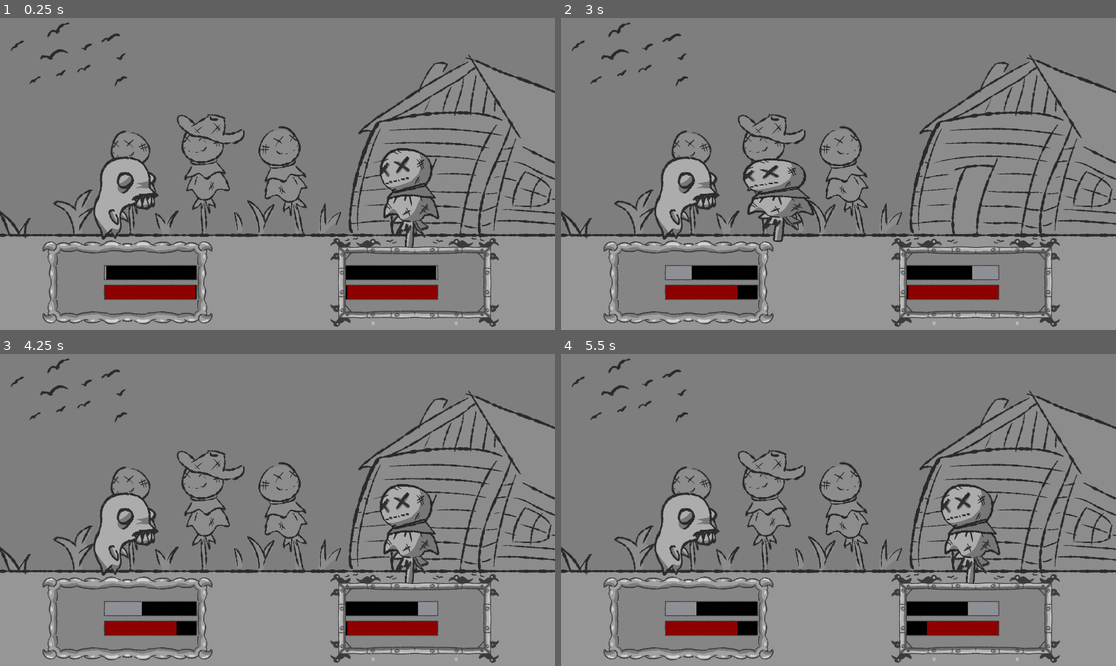
Above: before the commit, frames 1-4 (two rows, left to right).
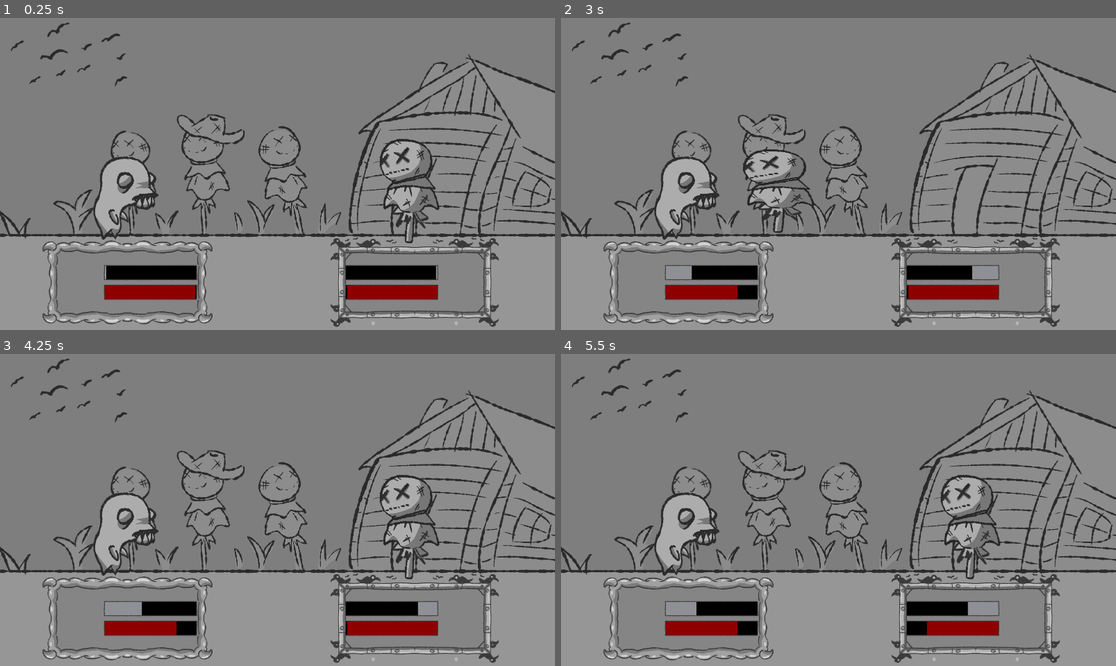
Above: after the commit, the same moments.

Repository: kolbasausage/HOMUNCULUS-FIGHT
Game: Godot game, scene res://Fight scene.tscn
Two runs of this game, one before a commit and one after it. Both use one fixed random seed, a clock stepped at 60 frames per second and the inputs below.
Inputs:
- Up to frame 1 (0.25 s): no input
- Up to frame 2 (3 s): tap Enter at 0.5, 2.75 s; hold Up (ui_up) 0.53-2.03 s; tap Space at 1.25 s; hold Left (ui_left) from 2.03 s (still down)
- Up to frame 3 (4.25 s): keep holding Left (ui_left); tap Space at 3.5 s
- Up to frame 4 (5.5 s): tap Enter at 4.25 s; release Left (ui_left) at 4.28 s; hold Right (ui_right) 4.28-5.03 s; tap Space at 5 s; hold Up (ui_up) from 5.03 s (still down)

The runs differ from the first frame. In frame 1, 1.7% of the frame differs, in the area x 68-80%, y 38-74%; in frame 2, 1.7%, in the area x 32-46%, y 42-72%; in frame 3, 1.7%; in frame 4, 1.7%.

Commit message:
Update 2

Diff:
--- a/Fight scene.tscn
+++ b/Fight scene.tscn
@@ -67,7 +67,7 @@
 shape = SubResource("RectangleShape2D_81wyk")
 
 [node name="Enemy" type="Sprite2D" parent="." unique_id=1807806464 node_paths=PackedStringArray("player_hp_bar")]
-position = Vector2(845.00006, 379.00003)
+position = Vector2(845.00006, 359.92798)
 scale = Vector2(0.48, 0.47908443)
 texture = ExtResource("6_wu0ve")
 script = ExtResource("7_x1xbu")
--- a/player.gd
+++ b/player.gd
@@ -2,24 +2,62 @@
 
 @onready var energy_bar = $"../PlayerEnergyBar"  #path to my energy node
 @export var enemy_hp_bar: TextureProgressBar #Enemy HP Bar
+
 
 var original_scale: Vector2 #Original scale of the sprite
 
 func _ready():
 	original_scale = scale
 
-#Processes attack input
+#Attack when theres enough energy
+# PLAYER SCRIPT
+# Add these new functions anywhere below try_attack()
+
+func try_attack():
+	# Basic attack on Right Arrow (20 energy)
+	if Input.is_action_just_pressed("ui_right"):
+		if energy_bar.has_enough(20):
+			attack()
+			energy_bar.energy -= 20
+		else:
+			print("Not enough energy")
+
+	# Heal on Up Arrow (50 energy)
+	if Input.is_action_just_pressed("ui_up"):
+		if energy_bar.has_enough(50):
+			heal()
+			energy_bar.energy -= 50
+		else:
+			print("Not enough energy to heal")
+
+	# Ultimate on Left Arrow (90 energy)
+	if Input.is_action_just_pressed("ui_left"):
+		if energy_bar.has_enough(90):
+			ultimate()
+			energy_bar.energy -= 90
+		else:
+			print("Not enough energy for ultimate")
+
+
+# Replace your _process() with this
 func _process(_delta: float) -> void:
-	if Input.is_action_just_pressed("ui_right"):
-		try_attack()
+	try_attack()
 
-#Attack when theres enough energy
-func try_attack():
-	if energy_bar.has_enough(20):
-		attack()
-		energy_bar.energy -= 20  # or energy_bar.consume(20)
-	else:
-		print("Not enough energy")
+
+# New ability: Heal
+func heal():
+	print("Player heals!")
+	# Assuming your HP bar has a heal(amount) function
+	$"../PlayerEnergyBar/PlayerHPBar".heal(50)
+	squish()
+
+
+# New ability: Ultimate
+func ultimate():
+	print("PLAYER ULTIMATE!")
+	enemy_hp_bar.take_damage(60)
+	squish()
+	await attack_move()
 
 #Squish effect when the homunculus attacks
 func squish():
--- a/player_hp_bar.gd
+++ b/player_hp_bar.gd
@@ -16,5 +16,14 @@
 	if player_hp <= 0:
 		die()
 
+func heal(amount):
+	player_hp += amount
+
+	# Clamp HP between 0 and max_value
+	player_hp = clamp(player_hp, 0, max_value)
+
+	# Update the visible bar immediately
+	value = player_hp
+
 func die():
 	print("Your homunculus died!")
